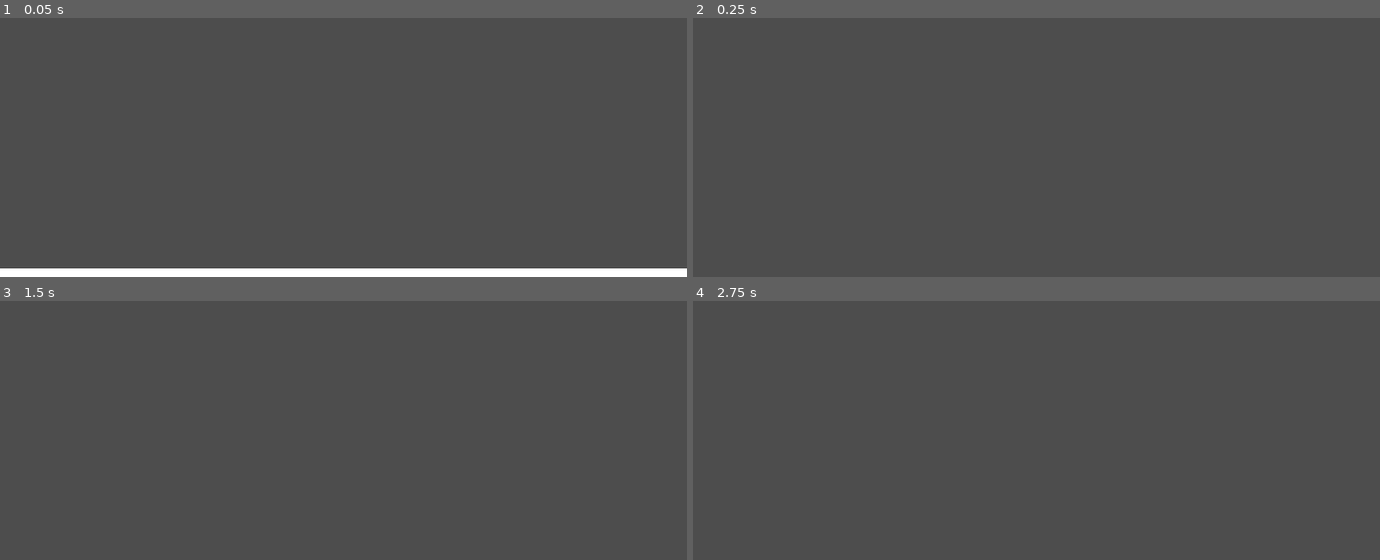
Above: before the commit, frames 1-4 (two rows, left to right).
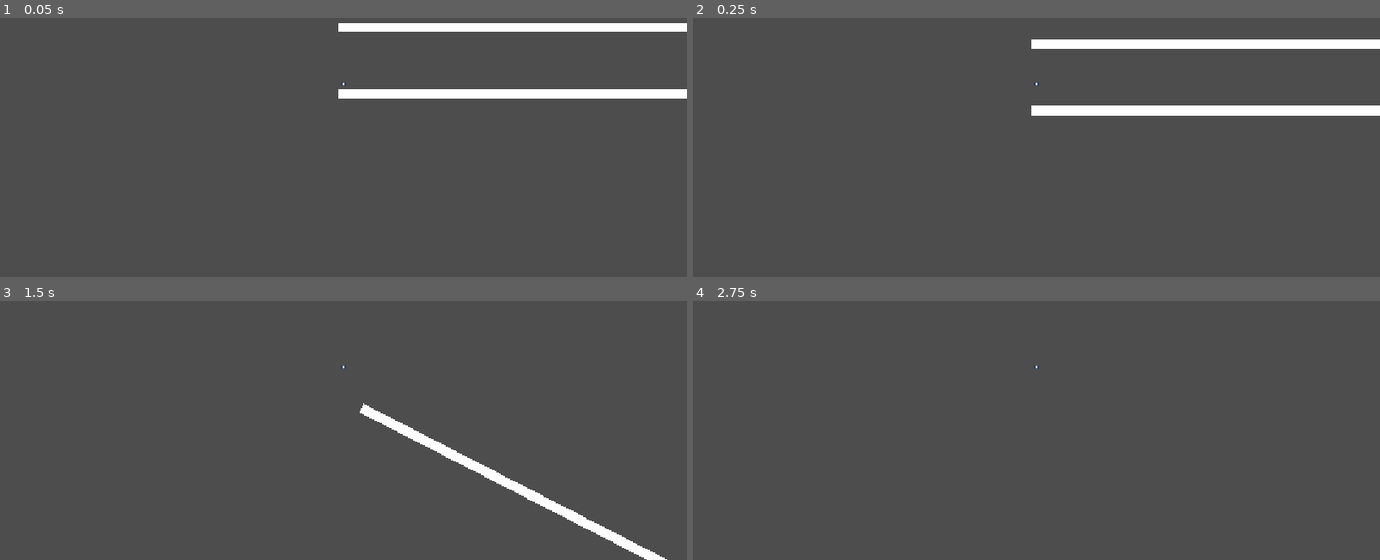
Above: after the commit, the same moments.

Repository: AlanW-bths/NYC-Haven-Jam
Game: Godot game, scene res://node_2d.tscn
Same seed, same stepped clock (60 frames per second), same inputs: the game is played once before the commit and once after it. Before the commit the project has no main scene; this scene is started directly in both runs. The engine's default icon, where the game draws it, is replaced by a stand-in: a white triangle on a blue panel in a dark square.
Inputs:
- Up to frame 1 (0.05 s): no input
- Up to frame 2 (0.25 s): no input
- Up to frame 3 (1.5 s): tap Enter (ui_accept) at 0.5, 0.6 s; hold Right (ui_right) from 0.53 s (still down); tap Space (jump, bound only after the commit) at 0.77, 0.8, 1.07, 1.35 s
- Up to frame 4 (2.75 s): tap Space (jump, bound only after the commit) at 1.52, 1.82, 2.3 s; tap Enter (ui_accept) at 1.55, 2.1 s; release Right (ui_right) at 2.03 s; hold Left (ui_left) from 2.03 s (still down)

The runs differ from the first frame. In frame 1, 6.8% of the frame differs, in the area x 0-100%, y 1-100%; in frame 2, 3.9%; in frame 3, 1.8%; in frame 4, less than 0.1%.

Commit message:
player movement script modification
Made movement more smooth compared to base script

Diff:
--- a/do-your-best!/PlayerMovement.gd
+++ b/do-your-best!/PlayerMovement.gd
@@ -1,25 +1,29 @@
 extends CharacterBody2D
 
 
-const SPEED = 300.0
-const JUMP_VELOCITY = -400.0
-
+var speed = 150.0
+var sprint_speed = 300.0
+var acceleration = 800.0
+var deceleration = 600.0
+var jump_velocity = -400.0
 
 func _physics_process(delta: float) -> void:
-	# Add the gravity.
+	# Apply gravity
 	if not is_on_floor():
-		velocity += get_gravity() * delta
-
-	# Handle jump.
-	if Input.is_action_just_pressed("ui_accept") and is_on_floor():
-		velocity.y = JUMP_VELOCITY
-
-	# Get the input direction and handle the movement/deceleration.
-	# As good practice, you should replace UI actions with custom gameplay actions.
-	var direction := Input.get_axis("ui_left", "ui_right")
+		velocity.y += get_gravity().y * delta
+	# Handle jump
+	if Input.is_action_just_pressed("jump") and is_on_floor():
+		velocity.y = jump_velocity
+	# Sprint toggle
+	var current_max_speed :float = speed
+	if Input.is_action_pressed("sprint"):
+		current_max_speed = sprint_speed
+	#Horizontal movement input
+	var direction := Input.get_axis("left", "right")
 	if direction:
-		velocity.x = direction * SPEED
+		#Accelerate
+		velocity.x = move_toward(velocity.x, direction * current_max_speed, acceleration * delta)
 	else:
-		velocity.x = move_toward(velocity.x, 0, SPEED)
-
+		#Decelerate
+		velocity.x = move_toward(velocity.x, 0, deceleration * delta)
 	move_and_slide()
--- a/do-your-best!/node_2d.tscn
+++ b/do-your-best!/node_2d.tscn
@@ -15,10 +15,9 @@
 [node name="Node2D" type="Node2D" unique_id=1121677183]
 
 [node name="CharacterBody2D" type="CharacterBody2D" parent="." unique_id=676528423]
-position = Vector2(-32, 48)
+position = Vector2(8, 624)
 
 [node name="CollisionShape2D" type="CollisionShape2D" parent="CharacterBody2D" unique_id=2008870430]
-position = Vector2(4, -4)
 shape = SubResource("RectangleShape2D_5qk0w")
 
 [node name="MeshInstance2D" type="MeshInstance2D" parent="CharacterBody2D/CollisionShape2D" unique_id=914085179]
@@ -28,6 +27,8 @@
 mesh = SubResource("QuadMesh_orrq1")
 texture = ExtResource("1_wtcfe")
 
+[node name="Camera2D" type="Camera2D" parent="CharacterBody2D" unique_id=2110093978]
+
 [node name="Main Screen" type="Node2D" parent="." unique_id=353922581]
 
 [node name="Pause Menu" type="Node2D" parent="." unique_id=1751848864]
@@ -35,14 +36,26 @@
 [node name="Sisyphus" type="Node2D" parent="." unique_id=130366799]
 position = Vector2(-32, 48)
 
-[node name="RigidBody2D" type="RigidBody2D" parent="Sisyphus" unique_id=1452672495]
+[node name="Floor" type="RigidBody2D" parent="Sisyphus" unique_id=1452672495]
 position = Vector2(40, 592)
 
-[node name="CollisionShape2D" type="CollisionShape2D" parent="Sisyphus/RigidBody2D" unique_id=353800533]
+[node name="CollisionShape2D" type="CollisionShape2D" parent="Sisyphus/Floor" unique_id=353800533]
 position = Vector2(1136, 0)
 shape = SubResource("RectangleShape2D_eaghv")
 
-[node name="MeshInstance2D" type="MeshInstance2D" parent="Sisyphus/RigidBody2D/CollisionShape2D" unique_id=306521913]
+[node name="MeshInstance2D" type="MeshInstance2D" parent="Sisyphus/Floor/CollisionShape2D" unique_id=306521913]
 position = Vector2(-7.6293945e-05, -4.7683716e-07)
 scale = Vector2(2288, 15.999999)
 mesh = SubResource("QuadMesh_5qk0w")
+
+[node name="Floor2" type="RigidBody2D" parent="Sisyphus" unique_id=1400348022]
+position = Vector2(40, 480)
+
+[node name="CollisionShape2D" type="CollisionShape2D" parent="Sisyphus/Floor2" unique_id=1666385820]
+position = Vector2(1136, 0)
+shape = SubResource("RectangleShape2D_eaghv")
+
+[node name="MeshInstance2D" type="MeshInstance2D" parent="Sisyphus/Floor2/CollisionShape2D" unique_id=516561575]
+position = Vector2(-7.6293945e-05, -4.7683716e-07)
+scale = Vector2(2288, 15.999999)
+mesh = SubResource("QuadMesh_5qk0w")
--- a/do-your-best!/project.godot
+++ b/do-your-best!/project.godot
@@ -11,6 +11,7 @@
 [application]
 
 config/name="Do Your Best!"
+run/main_scene="uid://ojmqkvk4wpie"
 config/features=PackedStringArray("4.7", "GL Compatibility")
 config/icon="res://icon.svg"
 
@@ -23,6 +24,25 @@
 
 project/assembly_name="Do Your Best!"
 
+[input]
+
+jump={
+"deadzone": 0.2,
+"events": [Object(InputEventKey,"resource_local_to_scene":false,"resource_name":"","device":-1,"window_id":0,"alt_pressed":false,"shift_pressed":false,"ctrl_pressed":false,"meta_pressed":false,"pressed":false,"keycode":0,"physical_keycode":32,"key_label":0,"unicode":32,"location":0,"echo":false,"script":null)
+, Object(InputEventKey,"resource_local_to_scene":false,"resource_name":"","device":-1,"window_id":0,"alt_pressed":false,"shift_pressed":false,"ctrl_pressed":false,"meta_pressed":false,"pressed":false,"keycode":0,"physical_keycode":4194320,"key_label":0,"unicode":0,"location":0,"echo":false,"script":null)
+]
+}
+left={
+"deadzone": 0.2,
+"events": [Object(InputEventKey,"resource_local_to_scene":false,"resource_name":"","device":-1,"window_id":0,"alt_pressed":false,"shift_pressed":false,"ctrl_pressed":false,"meta_pressed":false,"pressed":false,"keycode":0,"physical_keycode":4194319,"key_label":0,"unicode":0,"location":0,"echo":false,"script":null)
+]
+}
+right={
+"deadzone": 0.2,
+"events": [Object(InputEventKey,"resource_local_to_scene":false,"resource_name":"","device":-1,"window_id":0,"alt_pressed":false,"shift_pressed":false,"ctrl_pressed":false,"meta_pressed":false,"pressed":false,"keycode":0,"physical_keycode":4194321,"key_label":0,"unicode":0,"location":0,"echo":false,"script":null)
+]
+}
+
 [physics]
 
 3d/physics_engine="Jolt Physics"
